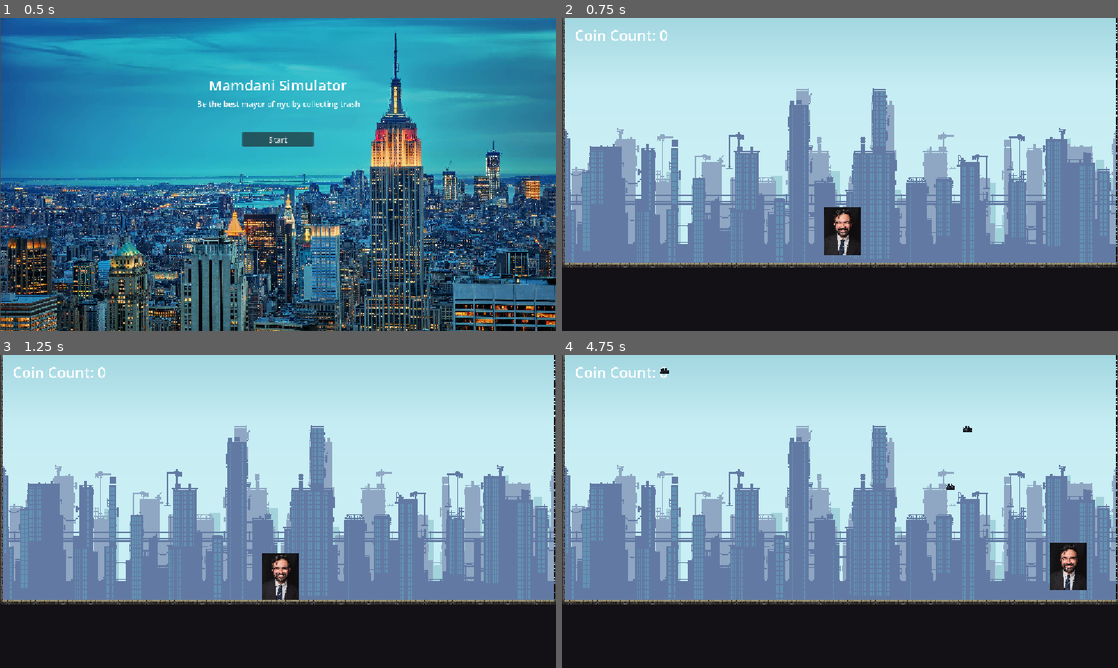
Above: before the commit, frames 1-4 (two rows, left to right).
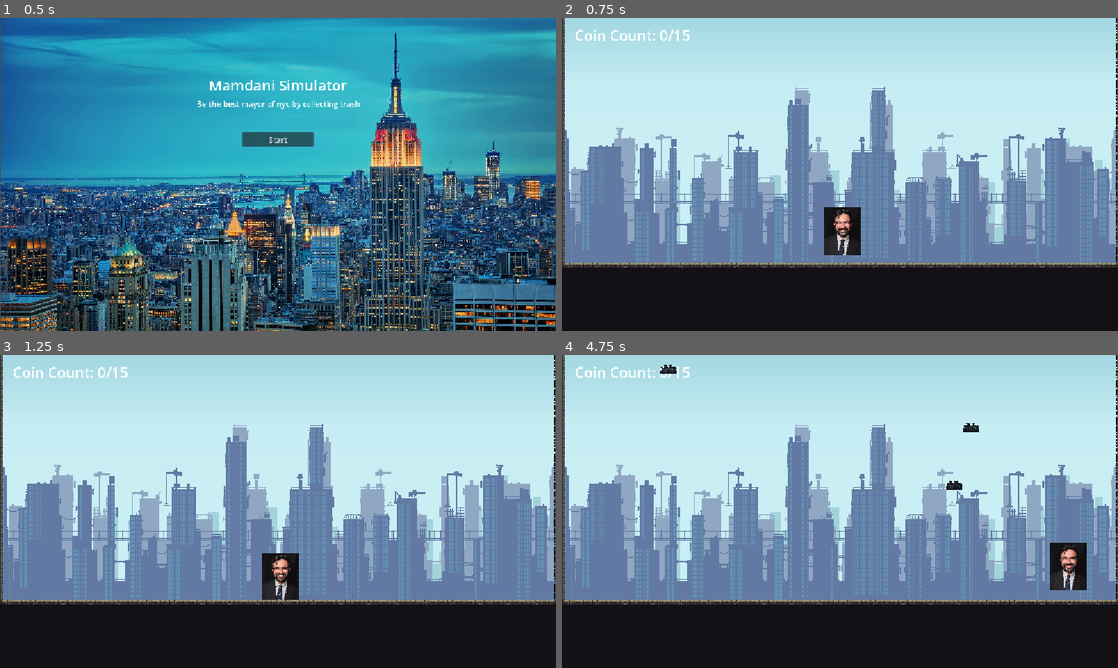
Above: after the commit, the same moments.

Repository: Yuco135/jumpstart-haven
Game: Godot game, scene res://title.tscn
Two runs of this game, one before a commit and one after it. Both use one fixed random seed, a clock stepped at 60 frames per second and the inputs below.
Inputs (mouse positions are in pixels of both pictures, inside the frame that each line leads up to):
- Up to frame 1 (0.5 s): no input
- Up to frame 2 (0.75 s): click "Start" at 0.5 s
- Up to frame 3 (1.25 s): no input
- Up to frame 4 (4.75 s): tap Enter at 1.25 s; move the mouse to (962, 495) at 1.27 s; hold D (Right) 1.28-2.78 s; tap Alt at 1.35, 2.85, 4.35 s; click (962, 495) at 1.42 s; tap W (Up) at 1.52, 2.27, 3.77, 4.52 s; move the mouse to (728, 527) at 2.02 s; tap Shift at 2.1, 3.6 s; move the mouse to (895, 442) at 2.77 s; hold A (Left) 2.78-3.53 s; move the mouse to (812, 574) at 3.52 s; hold D (Right) from 3.53 s (still down); click (812, 574) at 3.67 s; move the mouse to (1006, 558) at 4.27 s

Frame 1 is identical in both runs. In frame 2, 3.7% of the frame differs, in the area x 0-100%, y 3-73%; in frame 3, 3.7%; in frame 4, 3.9%.

Commit message:
finished game
finsihed the game

Diff:
--- a/coin.tscn
+++ b/coin.tscn
@@ -4,8 +4,8 @@
 [ext_resource type="Texture2D" uid="uid://doxf5ro1ave0v" path="res://Art/Decoration 32x32.png" id="1_d5gmh"]
 
 [sub_resource type="CapsuleShape2D" id="CapsuleShape2D_3sy6q"]
-radius = 17.0
-height = 36.0
+radius = 31.0
+height = 64.0
 
 [sub_resource type="Animation" id="Animation_0t63x"]
 resource_name = "Falling Trash"
@@ -20,11 +20,12 @@
 script = ExtResource("1_0t63x")
 
 [node name="CollisionShape2D" type="CollisionShape2D" parent="." unique_id=1051259880]
-position = Vector2(-1, 5)
+position = Vector2(12, 4)
 shape = SubResource("CapsuleShape2D_3sy6q")
 
 [node name="Sprite2D" type="Sprite2D" parent="." unique_id=267945156]
-position = Vector2(-1, -1)
+position = Vector2(11.5, -8.5)
+scale = Vector2(1.78125, 1.46875)
 texture = ExtResource("1_d5gmh")
 hframes = 9
 vframes = 4
--- a/main.gd
+++ b/main.gd
@@ -1,7 +1,10 @@
 extends Node2D
 
 var score = 0
+var total_coins = 15
 @onready var score_label = %CoinCount
+
+var time_left = 5
 
 func _ready():
 	for child in get_children():
@@ -11,8 +14,12 @@
 func _on_coin_collected(body):
 	if body.name == "Player":
 		score += 1
-		score_label.text = "Coin Count: %d" % score
+		score_label.text = "Coin Count: %d/15" % score
 		print("Coin Collected")
+
+	if score == total_coins:
+		print("You win")
+		get_tree().change_scene_to_file("res://win_screen.tscn")
 
 func do():
 	var timer = Timer.new()
--- a/main.tscn
+++ b/main.tscn
@@ -370,11 +370,11 @@
 size_flags_horizontal = 0
 size_flags_vertical = 0
 theme_override_font_sizes/font_size = 50
-text = "Coin Count: 0"
+text = "Coin Count: 0/15"
 
 [node name="City Background" type="Sprite2D" parent="." unique_id=1919417943]
 z_index = -10
-position = Vector2(-6, 113.999985)
+position = Vector2(-9, 112)
 scale = Vector2(1.8867188, 3.156973)
 texture = ExtResource("4_1bvp3")
 
--- /dev/null
+++ b/win_screen.gd
@@ -0,0 +1,11 @@
+extends Control
+
+
+
+
+func _on_restart_pressed() -> void:
+	get_tree().change_scene_to_file("res://main.tscn")
+
+
+func _on_main_menu_pressed() -> void:
+	get_tree().change_scene_to_file("res://title.tscn")
--- /dev/null
+++ b/win_screen.tscn
@@ -0,0 +1,68 @@
+[gd_scene format=3 uid="uid://d547rtfy3t8j"]
+
+[ext_resource type="Texture2D" uid="uid://cx1cd3n5iv45f" path="res://Art/happy mamdani.jpg" id="1_l2arl"]
+[ext_resource type="Script" uid="uid://rrytf2lf56lc" path="res://win_screen.gd" id="1_wmwda"]
+
+[node name="Control" type="Control" unique_id=611667678]
+layout_mode = 3
+anchors_preset = 15
+anchor_right = 1.0
+anchor_bottom = 1.0
+grow_horizontal = 2
+grow_vertical = 2
+script = ExtResource("1_wmwda")
+
+[node name="RichTextLabel" type="RichTextLabel" parent="." unique_id=1503989069]
+layout_mode = 1
+anchors_preset = 5
+anchor_left = 0.5
+anchor_right = 0.5
+offset_left = -360.25
+offset_top = 75.0
+offset_right = 360.25
+offset_bottom = 116.0
+grow_horizontal = 2
+theme_override_font_sizes/normal_font_size = 30
+text = "You win you saved new york thank you mamdani"
+
+[node name="Sprite2D" type="Sprite2D" parent="." unique_id=1252885940]
+z_index = -5
+position = Vector2(577, 325)
+scale = Vector2(0.80694443, 0.7207829)
+texture = ExtResource("1_l2arl")
+
+[node name="Restart" type="Button" parent="." unique_id=340903234]
+layout_mode = 1
+anchors_preset = 8
+anchor_left = 0.5
+anchor_top = 0.5
+anchor_right = 0.5
+anchor_bottom = 0.5
+offset_left = -51.5
+offset_top = -172.5
+offset_right = 51.5
+offset_bottom = -129.5
+grow_horizontal = 2
+grow_vertical = 2
+theme_override_font_sizes/font_size = 25
+text = "Restart "
+
+[node name="Main Menu" type="Button" parent="." unique_id=1442092943]
+layout_mode = 1
+anchors_preset = 8
+anchor_left = 0.5
+anchor_top = 0.5
+anchor_right = 0.5
+anchor_bottom = 0.5
+offset_left = -75.5
+offset_top = -108.5
+offset_right = 75.5
+offset_bottom = -65.5
+grow_horizontal = 2
+grow_vertical = 2
+theme_override_font_sizes/font_size = 25
+text = " Main Menu
+"
+
+[connection signal="pressed" from="Restart" to="." method="_on_restart_pressed"]
+[connection signal="pressed" from="Main Menu" to="." method="_on_main_menu_pressed"]
Binary file added: Art/happy mamdani.jpg
Not shown, added: Art/happy mamdani.jpg.import
Not shown, added: win_screen.gd.uid
